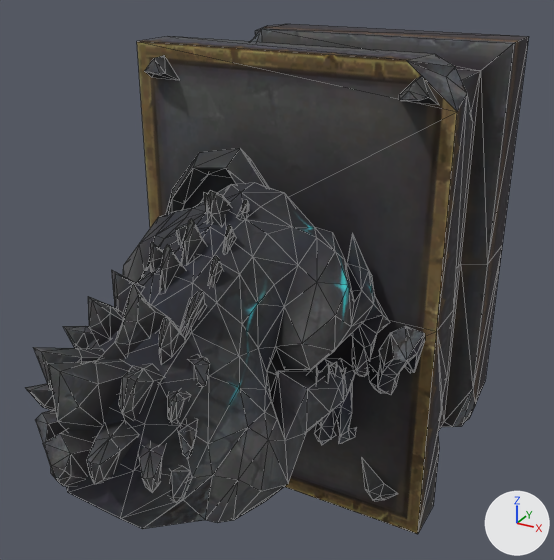
The OBJ model sceneobjs/huodong_fuben_651/huodong_fuben_652_pingtai01_diaoxiang02.obj as it was, and as the next commit left it.
The view is the same before and after, from a 50 mm camera at (186.0, -482.0, 181.0) aimed at (4.0, -150.0, 15.0). The axes (+X, +Y, +Z) are drawn at lower right. The lights are the same throughout. Mesh edges are drawn as thin lines. Where no turn or scale is listed for an object, it has been applied to the vertices. Vertices at the same position are counted once.

In view in the first picture: 'huodong_fuben_652_pingtai01_diaoxiang02'.
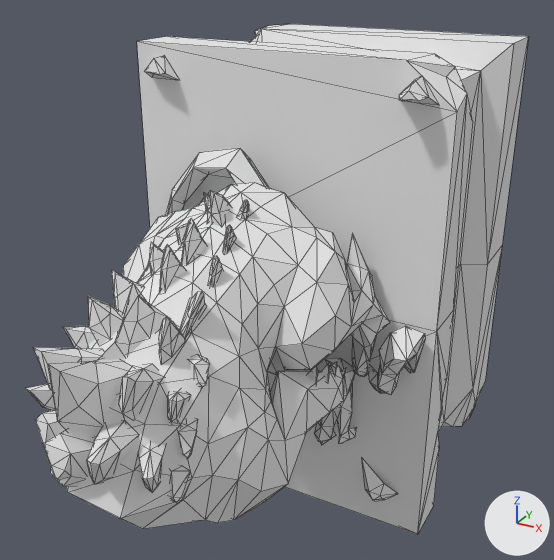
What differs and where, as boxes (x1, y1, x2, y2) in the pictures (554 x 560 px):
part 1 of me_huodong_fuben_652_pingtai01_diaoxiang02, recoloured (black to grey): (137, 24, 529, 534) in both
part 2 of me_huodong_fuben_652_pingtai01_diaoxiang02, recoloured (grey to white): (36, 27, 475, 529) in both
part 3 of me_huodong_fuben_652_pingtai01_diaoxiang02, recoloured (black to grey): (26, 55, 439, 529) in both

The change, as a diff of the scene's bpy script:
```diff
--- a/sceneobjs/huodong_fuben_651/huodong_fuben_652_pingtai01_diaoxiang02.obj.py
+++ b/sceneobjs/huodong_fuben_651/huodong_fuben_652_pingtai01_diaoxiang02.obj.py
@@ mat_material_2_1 @@
+mat_material_2_1 = principled_material('material_2')
+mat_material_2_1.base_color = (0.8, 0.8, 0.8)  # white #e7e7e7
+mat_material_2_1.roughness = 1.0
@@ mat_material_1_1 @@
+mat_material_1_1 = principled_material('material_1')
+mat_material_1_1.base_color = (0.8, 0.8, 0.8)  # white #e7e7e7
+mat_material_1_1.roughness = 1.0
@@ mat_material_3_1 @@
+mat_material_3_1 = principled_material('material_3')
+mat_material_3_1.base_color = (0.8, 0.8, 0.8)  # white #e7e7e7
+mat_material_3_1.roughness = 1.0
@@ me_huodong_fuben_652_pingtai01_diaoxiang02 @@
 me_huodong_fuben_652_pingtai01_diaoxiang02.from_pydata(...)  # 1213 vertices, 2100 faces; spans x -90.0..90.0, y -318.0..0.0, z -132.0..132.0
 # used by ob_huodong_fuben_652_pingtai01_diaoxiang02; location = (0.0, 0.0, 0.0)
+# me_huodong_fuben_652_pingtai01_diaoxiang02 part 1: all 110 faces that had it switch from mat_material_2 (picture img_huodong_fuben_652_pingtai01_diaoxiang01_02_png) to mat_material_2_1 (white #e7e7e7)
+# me_huodong_fuben_652_pingtai01_diaoxiang02 part 2: all 176 faces that had it switch from mat_material_3 (picture img_huodong_fuben_652_pingtai01_diaoxiang01_03_png) to mat_material_3_1 (white #e7e7e7)
+# me_huodong_fuben_652_pingtai01_diaoxiang02 part 3: all 1814 faces that had it switch from mat_material_1 (picture img_huodong_fuben_652_pingtai01_diaoxiang01_01_png) to mat_material_1_1 (white #e7e7e7)
```
